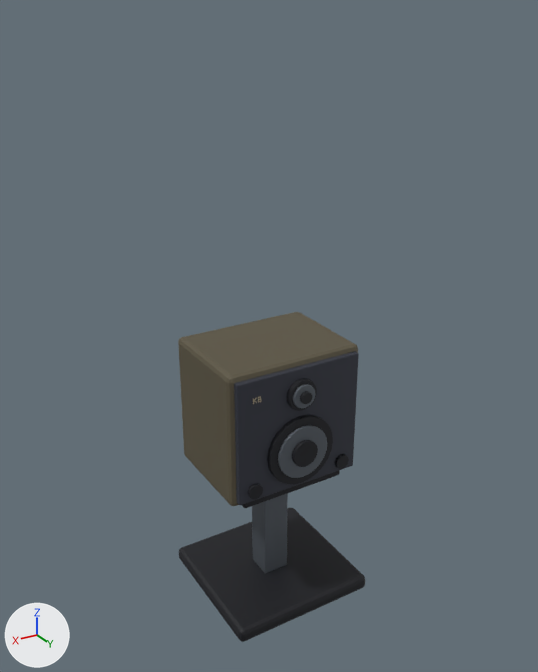
The Blender file Tools/modelgen/source/monitor_speaker.blend: old version first, new version second.
The view is the same before and after, from a 50 mm lens placed at (1.093, 1.818, 1.83), pointed at (-0.003, -0.009, 0.917). Every picture has the same lights, and +X, +Y and +Z are marked at lower left. The picture after the commit comes second.

Before the edit, the objects in view are built like this:
```python
me_cube_168 = bpy.data.meshes.new('Cube.168')
me_cube_168.from_pydata(...)  # 1388 vertices, 1197 faces; spans x -0.25..0.25, y -0.24..0.24, z 0.0..0.9
# faces by material slot: [680, 298, 54, 54, 111]
me_cube_168.materials.append(mat_recesses_and_rubber_010)  # black #11131a
me_cube_168.materials.append(mat_worn_slate_metal_010)  # grey #697078
me_cube_168.materials.append(mat_worn_walnut_laminate_007)  # brown #5a5340
me_cube_168.materials.append(mat_charcoal_powdercoat_010)  # dark grey #3a3d48
me_cube_168.materials.append(mat_aged_labels_008)  # beige #b4a98b
ob_monitor_speaker = bpy.data.objects.new('monitor_speaker', me_cube_168)
ob_monitor_speaker.location = (0.0, 0.0, 0.0)
```
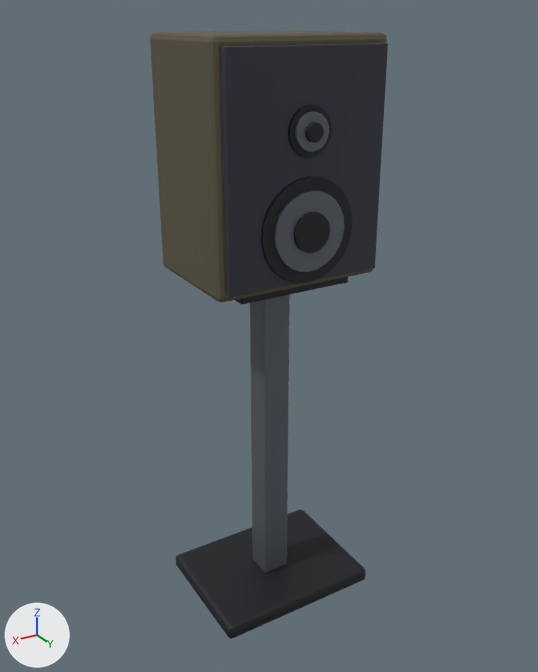
Commit message: Regenerated the speakers

What the commit changed:
me_cube_168 is used by ob_monitor_speaker; location (0.0, 0.0, 0.0).
me_cube_168 had 1388 vertices, 1197 faces and spanned x -0.25..0.25, y -0.24..0.24, z 0.0..0.9.
me_cube_168 now has 1388 vertices, 1197 faces and spans x -0.275..0.275, y -0.21..0.225, z 0.0..1.79.
me_cube_168 part 1: the loose piece of 56 vertices spanning x -0.25..0.25, y -0.24..0.24, z 0.0..0.05 is multiplied about its middle by the matrix ((1.103, 0.0, 0.0), (0.0, 0.87, 0.0), (0.0, 0.0, 1.0)).
me_cube_168 part 2: the loose piece of 56 vertices spanning x -0.18..0.18, y -0.15..0.15, z 0.438..0.462 is moved by (0.0, 0.0, 0.67).
me_cube_168 part 3: the loose piece of 56 vertices spanning x -0.213..0.213, y 0.155..0.177, z 0.478..0.882 is scaled about its middle by (1.13, 1, 1.51), then moved by (0.0, 0.02, 0.78).
me_cube_168 part 4: the loose piece of 144 vertices spanning x -0.115..0.115, y 0.173..0.193, z 0.495..0.725 is scaled about its middle by (1.26, 1, 1.26), then moved by (0.0, 0.011, 0.69).
me_cube_168 part 5: the loose piece of 144 vertices spanning x -0.087..0.087, y 0.19..0.202, z 0.523..0.697 is scaled about its middle by (1.26, 1, 1.26), then moved by (0.0, 0.011, 0.69).
me_cube_168 part 6: the loose piece of 96 vertices spanning x -0.044..0.044, y 0.196..0.214, z 0.566..0.654 is scaled about its middle by (1.26, 1, 1.26), then moved by (0.0, 0.011, 0.69).
me_cube_168 part 7: the loose piece of 144 vertices spanning x -0.049..0.049, y 0.173..0.193, z 0.751..0.849 is scaled about its middle by (1.33, 1, 1.33), then moved by (0.0, 0.011, 0.76).
me_cube_168 part 8: the loose piece of 144 vertices spanning x -0.037..0.037, y 0.19..0.202, z 0.763..0.837 is scaled about its middle by (1.33, 1, 1.33), then moved by (0.0, 0.011, 0.76).
me_cube_168 part 9: the loose piece of 96 vertices spanning x -0.019..0.019, y 0.196..0.214, z 0.781..0.819 is scaled about its middle by (1.33, 1, 1.33), then moved by (0.0, 0.011, 0.76).
me_cube_168 part 10: the loose piece of 96 vertices spanning x -0.184..-0.136, y 0.177..0.189, z 0.491..0.539 is scaled about its middle by (1.17, 1, 1.17), then moved by (-0.025, 0.003, 0.665).
me_cube_168 part 11: the loose piece of 96 vertices spanning x 0.136..0.184, y 0.177..0.189, z 0.491..0.539 is scaled about its middle by (1.17, 1, 1.17), then moved by (0.025, 0.003, 0.665).
me_cube_168 part 12: 112 of 1388 vertices moved; they spanned x -0.23..0.23, y -0.19..0.16, z 0.025..0.9 and now span x -0.26..0.26, y -0.205..0.175, z 0.05..1.79; mean shift (0.0, 0.0, 0.558); largest move (-0.223, -0.183, 0.893) -> (-0.253, -0.198, 1.783).
Other edits to the shape of me_cube_168 do not show in these pictures.

What differs and where, as boxes [x1, y1, x2, y2] in the pictures (538 x 672 px; the box of a moved part takes in the faces that stretch with it):
'monitor_speaker', reshaped (27% wider, 84% taller): before [178, 312, 365, 642]; after [150, 30, 388, 639]
part 1 of me_cube_168, moved or reshaped: before [179, 508, 365, 642]; after [176, 510, 366, 639]
part 2 of me_cube_168, moved or reshaped: before [242, 470, 340, 508]; after [235, 277, 348, 304]
part 3 of me_cube_168, moved or reshaped: before [234, 351, 359, 505]; after [220, 43, 388, 297]
part 4 of me_cube_168, moved or reshaped: before [267, 415, 333, 485]; after [261, 177, 353, 283]
part 5 of me_cube_168, moved or reshaped: before [278, 425, 327, 478]; after [274, 190, 344, 272]
part 6 of me_cube_168, moved or reshaped: before [292, 440, 318, 467]; after [294, 212, 330, 253]
part 7 of me_cube_168, moved or reshaped: before [286, 378, 317, 411]; after [288, 105, 332, 158]
part 8 of me_cube_168, moved or reshaped: before [293, 384, 315, 408]; after [295, 111, 329, 152]
part 9 of me_cube_168, moved or reshaped: before [300, 391, 312, 404]; after [305, 122, 324, 143]
part 10 of me_cube_168, moved or reshaped (not visible afterwards): before [335, 454, 349, 469]
part 11 of me_cube_168, moved or reshaped (not visible afterwards): before [248, 484, 263, 499]
part 12 of me_cube_168, moved or reshaped: before [178, 312, 358, 573]; after [150, 30, 387, 573]
